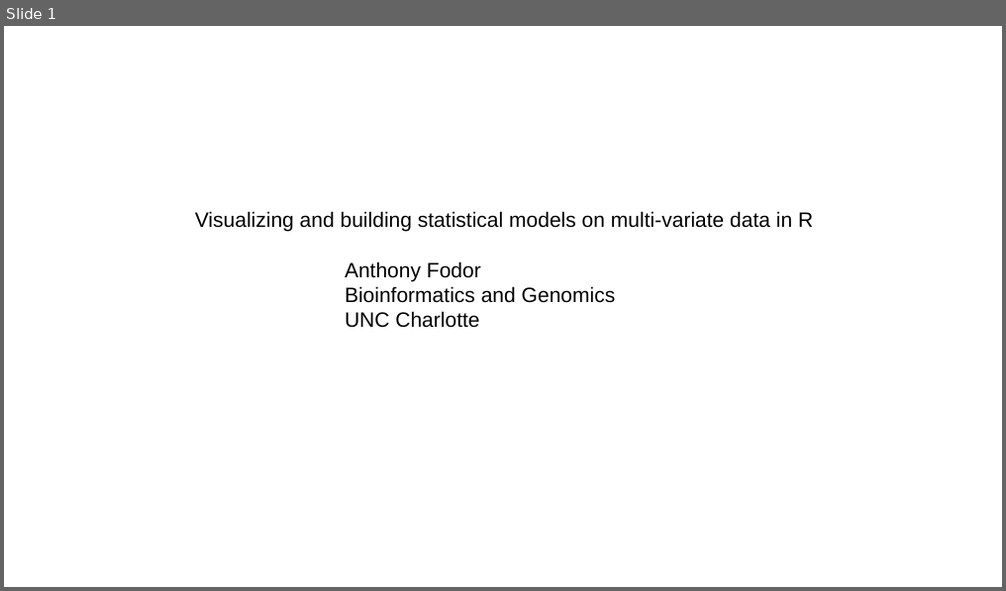
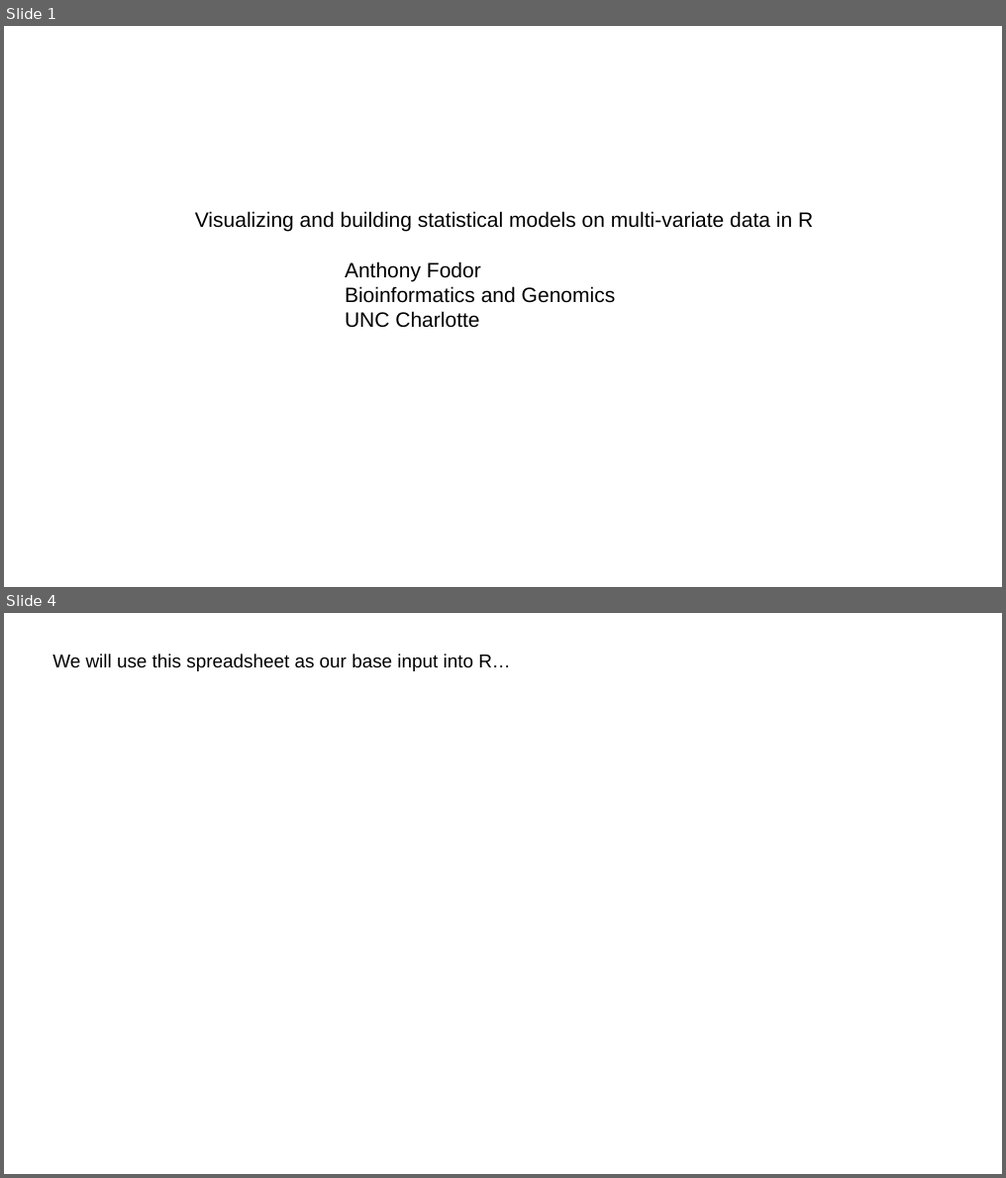
Before and after one commit to afodor/afodor.github.io, a slide deck: classes/ChapelHill2018/ch.pptx. Shown one above the other, each under a label of ours: slide 1 before the commit, slides 1 and 4 after it; the slides between them are not shown. The pictures are 1006x591 and 1006x1178 pixels, drawn with LibreOffice and Linux fonts; fonts in the diff are those of the drawing. Boxes give left, top, right and bottom in pixels: in the first picture for what was removed or moved away, otherwise in the second. Text is boxed around its words. In the diff, an @@ line names an element or a change of style, - is before the commit and + after.

```diff
--- a/classes/ChapelHill2018/ch.pptx
+++ b/classes/ChapelHill2018/ch.pptx
@@ slide 4 added at bbox=[4, 613, 1002, 1174], background #FFFFFF @@
@@ text added at bbox=[53, 654, 511, 671], 18 pt, text #000000 @@
+We will use this spreadsheet as our base input into R…
```
Also in this commit, not shown: 2 other slides added, 1 other file.
